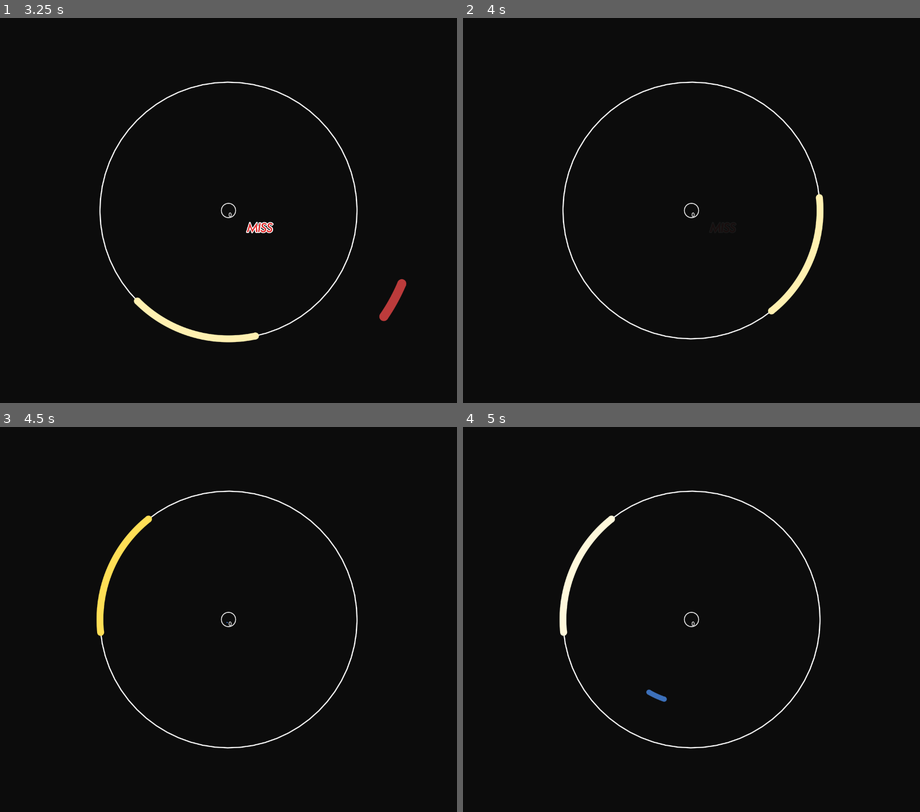
Above: before the commit, frames 1-4 (two rows, left to right).
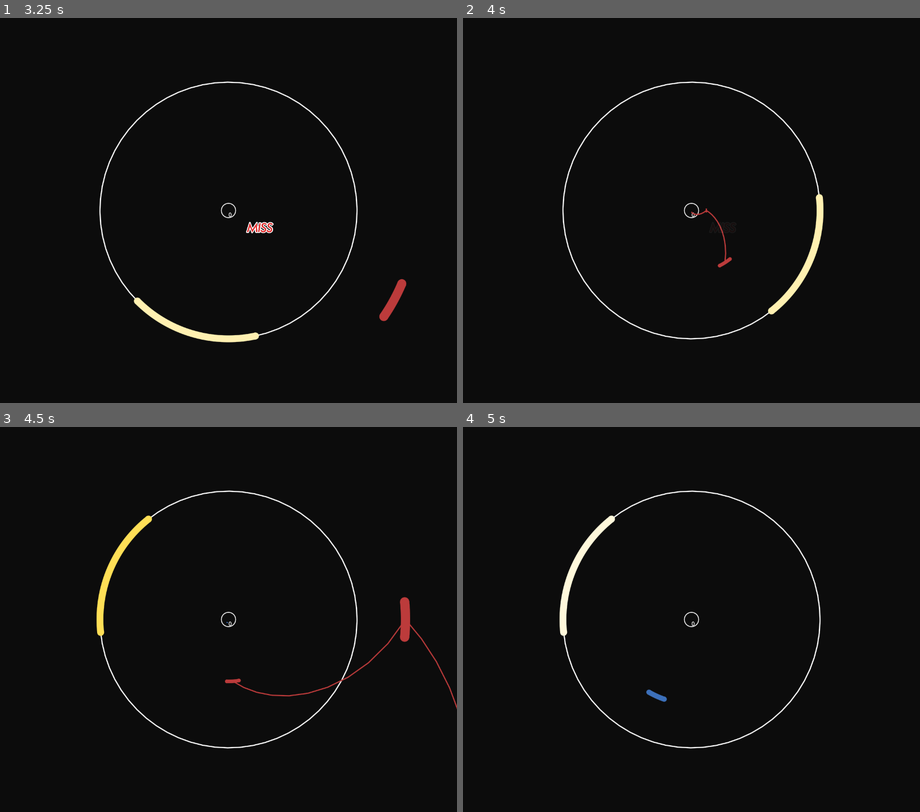
Above: after the commit, the same moments.

Repository: mougeee/marvelous-x
Game: Godot game, scene res://nodes/playing_scene.tscn
Two runs of this game, one before a commit and one after it. Both use one fixed random seed, a clock stepped at 60 frames per second and the inputs below. The project has no main scene, so this scene is started directly. Sound files missing from this copy of the repository are replaced by a short silence.
Inputs (mouse positions are in pixels of both pictures, inside the frame that each line leads up to):
- Up to frame 1 (3.25 s): tap Enter at 0.5 s; move the mouse to (329, 191) at 0.52 s; hold D (RightPress) 0.53-1.28 s; tap Space (CriticalPress) every 0.75 s from 0.6 to 2.85 s; move the mouse to (137, 229) at 1.27 s; hold S (LeftPress) 1.28-2.03 s; move the mouse to (274, 125) at 2.02 s; hold D (RightPress) from 2.03 s (still down); move the mouse to (205, 287) at 2.77 s
- Up to frame 2 (4 s): move the mouse to (828, 268) at 3.52 s; release D (RightPress) at 3.53 s; hold S (LeftPress) from 3.53 s (still down); tap Space (CriticalPress) at 3.6 s
- Up to frame 3 (4.5 s): keep holding S (LeftPress); move the mouse to (91, 561) at 4.27 s; tap Space (CriticalPress) at 4.35 s
- Up to frame 4 (5 s): keep holding S (LeftPress)

Frame 1 is identical in both runs. In frame 2, 0.1% of the frame differs, in the area x 49-59%, y 49-65%; in frame 3, 0.5%, in the area x 49-100%, y 44-74%; in frame 4, nothing differs.

Commit message:
implement long note animation

Diff:
--- /dev/null
+++ b/nodes/long_note.tscn
@@ -0,0 +1,6 @@
+[gd_scene load_steps=2 format=3 uid="uid://c3acw04cbjsjo"]
+
+[ext_resource type="Script" path="res://scripts/long_note.gd" id="1_1y7m4"]
+
+[node name="LongNote" type="Node2D"]
+script = ExtResource("1_1y7m4")
--- a/res/20240902001.json
+++ b/res/20240902001.json
@@ -4,8 +4,9 @@
 		{"y": 0, "t": 2.0, "r": 1.0, "c": 0.5, "s": 1.0, "k": 0},
 		{"y": 0, "t": 3.0, "r": 0.5, "c": 0.2, "s": 1.0, "k": 0},
 		{"y": 1, "t": 4.0, "s": 1.0, "k": 0, "p": [
-			{"t": 4.0, "r": 1.0, "c": 0.2},
-			{"t": 4.5, "r": 1.5, "c": 0.2},
+			{"t": 0.0, "r": 1.0, "c": 0.2},
+			{"t": 0.25, "r": 0.0, "c": 0.2},
+			{"t": 0.5, "r": 1.5, "c": 0.2},
 		]},
 		{"y": 0, "t": 5.0, "r": 2.0, "c": 0.2, "s": 1.0, "k": 1},
 		{"y": 0, "t": 6.0, "r": -2.0, "c": 0.2, "s": 1.0, "k": 0},
--- /dev/null
+++ b/scripts/long_note.gd
@@ -0,0 +1,75 @@
+extends Node2D
+
+const key_info = preload("res://scripts/globals.gd").key_info
+
+var path
+var speed
+var key
+
+var frame_radius
+var begin_time
+
+signal pressed
+
+
+# Called when the node enters the scene tree for the first time.
+func _ready() -> void:
+	begin_time = Time.get_ticks_usec()
+
+	var frame = get_parent().get_node("NoteFrame")
+	frame_radius = frame.radius
+	#note_width = frame.width
+
+
+# Called every frame. 'delta' is the elapsed time since the previous frame.
+func _process(delta: float) -> void:
+	var begin_process = (Time.get_ticks_usec() - begin_time) / 1_000_000.0 * speed
+
+	# process notes
+	var last_process = INF
+	for p in path:
+		p['process'] = begin_process - p['t'] * speed
+		p['radius'] = frame_radius * pow(p['process'], 4)
+		p['width'] = p['radius'] / 20
+
+		p['dt'] = (p['process'] - 1.0) / speed
+
+		last_process = min(last_process, p['process'])
+	queue_redraw()
+
+	# DEBUG
+	if last_process > 2.0:
+		queue_free()
+
+
+func _draw():
+	var color = key_info[key][0]
+
+	for i in range(path.size() - 1):
+		var p = path[i]
+		var np = path[i+1]
+
+		if p.get('process', 0.0) <= 0.0 or np.get('process', 0.0) <= 0.0:
+			continue
+
+		var points = []
+		var divides = 10.0
+		for j in range(divides+1):
+			var process = lerp(p.get('process', 0), np.get('process', 0), j/divides)
+			var radius = frame_radius * pow(process, 4)
+			var angle = lerp_angle(p['r'], np['r'], j/divides)
+			var coverage = lerp(p['c'], np['c'], j/divides)
+			points.append(Vector2(radius, 0.0).rotated(angle))
+		draw_polyline(points, color, 2, true)
+
+	for p in path:
+		if p.get('process', 0.0) <= 0.0:
+			continue
+
+		draw_arc(
+			Vector2.ZERO, p.get('radius', 0.0),
+			-p['c']/2 + p['r'], p['c']/2 + p['r'], p['c'] * 50, color, p.get('width', 2),
+			true
+		)
+		draw_circle(Vector2(p.get('radius', 0.0), 0.0).rotated(p['r'] - p['c']/2), p.get('width', 2) / 2, color, true, -1, true)
+		draw_circle(Vector2(p.get('radius', 0.0), 0.0).rotated(p['r'] + p['c']/2), p.get('width', 2) / 2, color, true, -1, true)
--- a/scripts/playing_scene.gd
+++ b/scripts/playing_scene.gd
@@ -4,6 +4,7 @@
 const judgement_info = preload("res://scripts/globals.gd").judgement_info
 
 var ApproachNote = preload("res://nodes/approach_note.tscn")
+var LongNote = preload("res://nodes/long_note.tscn")
 var Judgement = preload("res://nodes/judgement.tscn")
 var time_begin
 var offset = 0.090
@@ -104,7 +105,11 @@
 			approach_note.pressed.connect(_on_approach_note_pressed)
 			add_child(approach_note)
 		elif note['y'] == NoteTypes.LONG:
-			pass
+			var long_note = LongNote.instantiate()
+			long_note.path = note['p']
+			long_note.speed = note['s']
+			long_note.key = note['k']
+			add_child(long_note)
 
 		next_index += 1
 
